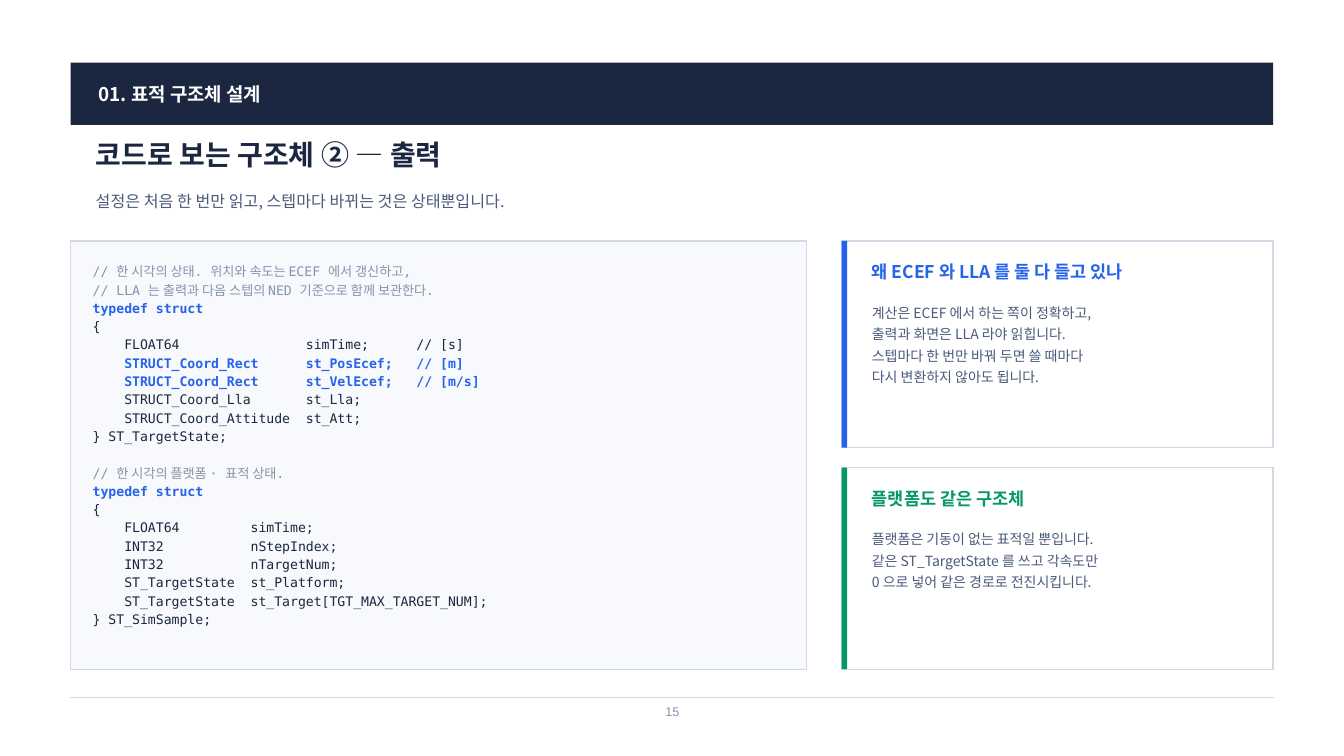
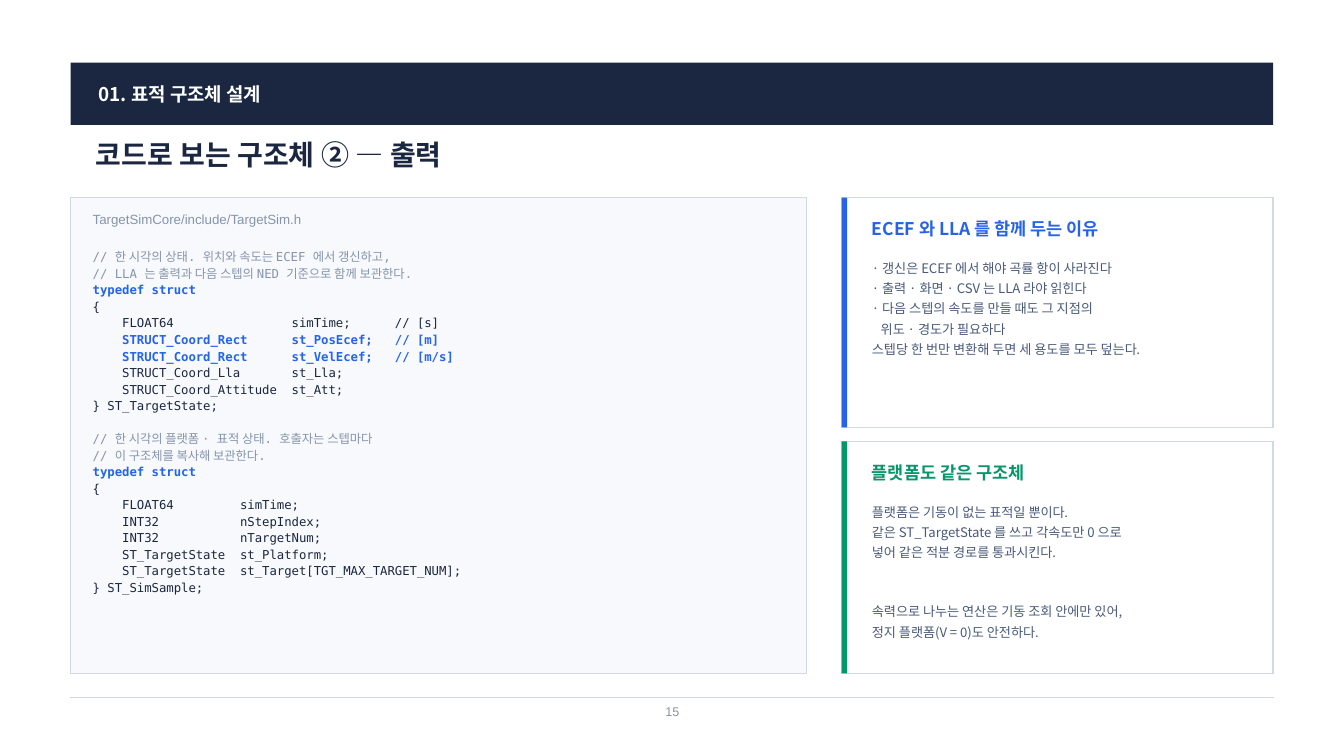
Before and after one commit to harley-hwan/radar-sw-study, a slide deck: slide 15 of Part3_TargetSim/ref/산출물/Chapter3_TargetSim.pptx. Drawn at 1344x756 pixels with LibreOffice and Linux fonts; fonts in the diff are those of the drawing. Boxes give left, top, right and bottom in pixels: in the first picture for what was removed or moved away, otherwise in the second. Text is boxed around its words. In the diff, an @@ line names an element or a change of style, - is before the commit and + after.

```diff
--- a/Part3_TargetSim/ref/산출물/Chapter3_TargetSim.pptx
+++ b/Part3_TargetSim/ref/산출물/Chapter3_TargetSim.pptx
@@ rectangle: place and size @@
-rectangle at (71, 241, 807, 669)
+rectangle at (71, 198, 807, 674)
@@ text removed at (96, 193, 505, 210) @@
-설정은 처음 한 번만 읽고, 스텝마다 바뀌는 것은 상태뿐입니다.
@@ rectangle: place and size @@
-rectangle at (842, 241, 1273, 448)
+rectangle at (842, 198, 1273, 427)
@@ rectangle: place and size @@
-rectangle at (842, 241, 848, 448)
+rectangle at (842, 198, 848, 427)
@@ text added at (93, 214, 302, 227), 9.5 pt, text #8794AC @@
+TargetSimCore/include/TargetSim.h
@@ text at (872, 217, 1099, 240): text changed @@
-왜 ECEF 와 LLA 를 둘 다 들고 있나
+ECEF 와 LLA 를 함께 두는 이유
@@ text at (93, 251, 461, 595): size 9.4 to 8.8 pt; line spacing 1.16 to 1.12 @@
@@ text "// 한 시각의 상태. 위치와 ...": place and size @@
-text "// 한 시각의 상태. 위치와 ..." at (93, 265, 488, 627)
+text "// 한 시각의 상태. 위치와 ..." at (93, 251, 461, 595)
@@ text at (872, 262, 1141, 355): text changed; size 10 to 9.4 pt @@
-계산은 ECEF 에서 하는 쪽이 정확하고,
-출력과 화면은 LLA 라야 읽힙니다.
-스텝마다 한 번만 바꿔 두면 쓸 때마다
-다시 변환하지 않아도 됩니다.
+· 갱신은 ECEF 에서 해야 곡률 항이 사라진다
+· 출력 · 화면 · CSV 는 LLA 라야 읽힌다
+· 다음 스텝의 속도를 만들 때도 그 지점의
+위도 · 경도가 필요하다
+스텝당 한 번만 변환해 두면 세 용도를 모두 덮는다.
@@ text at (115, 433, 372, 461): text changed; size 9.4 to 8.8 pt @@
-// 한 시각의 플랫폼 · 표적 상태.
+// 한 시각의 플랫폼 · 표적 상태. 호출자는 스텝마다
+// 이 구조체를 복사해 보관한다.
@@ rectangle: place and size @@
-rectangle at (842, 468, 1273, 669)
+rectangle at (842, 442, 1273, 674)
@@ rectangle: place and size @@
-rectangle at (842, 468, 848, 669)
+rectangle at (842, 442, 848, 674)
@@ text "플랫폼도 같은 구조체": place and size @@
-text "플랫폼도 같은 구조체" at (872, 490, 1024, 507)
+text "플랫폼도 같은 구조체" at (872, 464, 1024, 481)
@@ text at (872, 506, 1122, 640): text changed; size 10 to 9.4 pt @@
-플랫폼은 기동이 없는 표적일 뿐입니다.
-같은 ST_TargetState 를 쓰고 각속도만
-0 으로 넣어 같은 경로로 전진시킵니다.
+플랫폼은 기동이 없는 표적일 뿐이다.
+같은 ST_TargetState 를 쓰고 각속도만 0 으로
+넣어 같은 적분 경로를 통과시킨다.
+속력으로 나누는 연산은 기동 조회 안에만 있어,
+정지 플랫폼(V = 0)도 안전하다.
```
Also in this commit, not shown: 29 other slides changed, 4 slides added, 1 slide removed, 43 other files.
